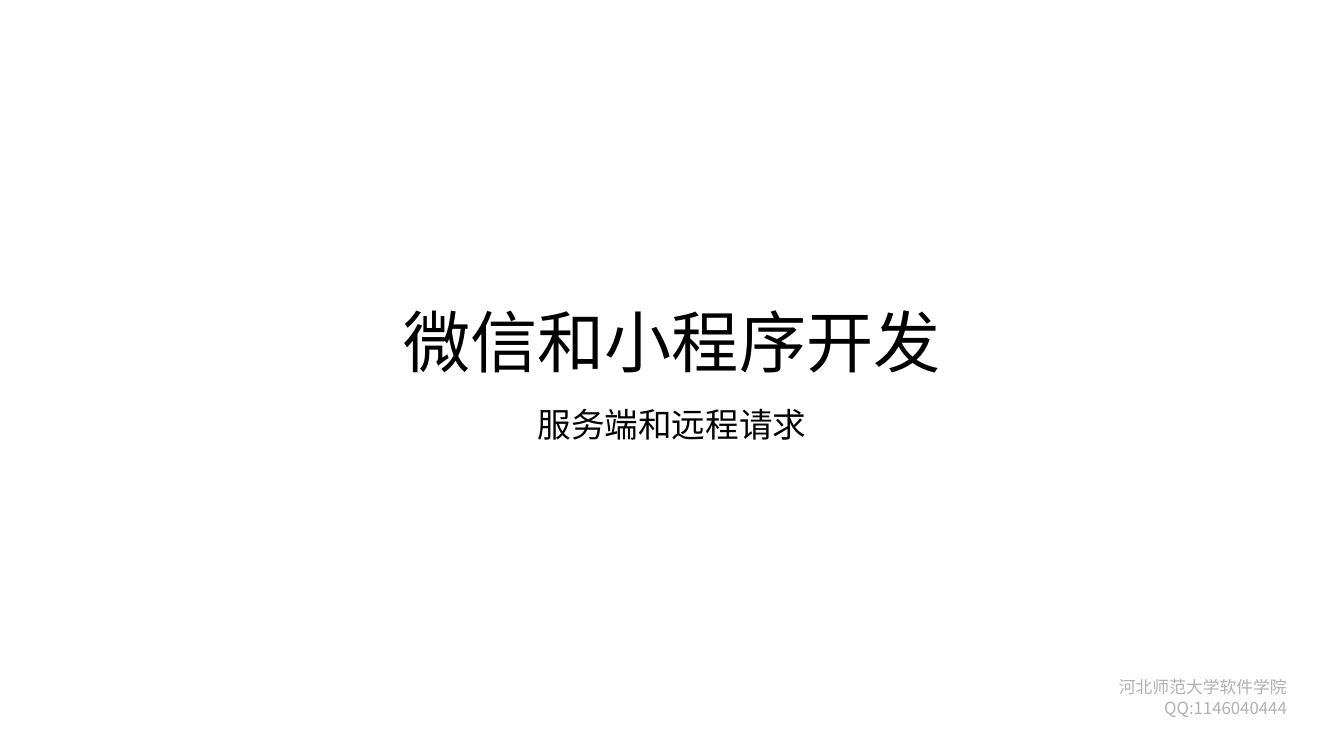
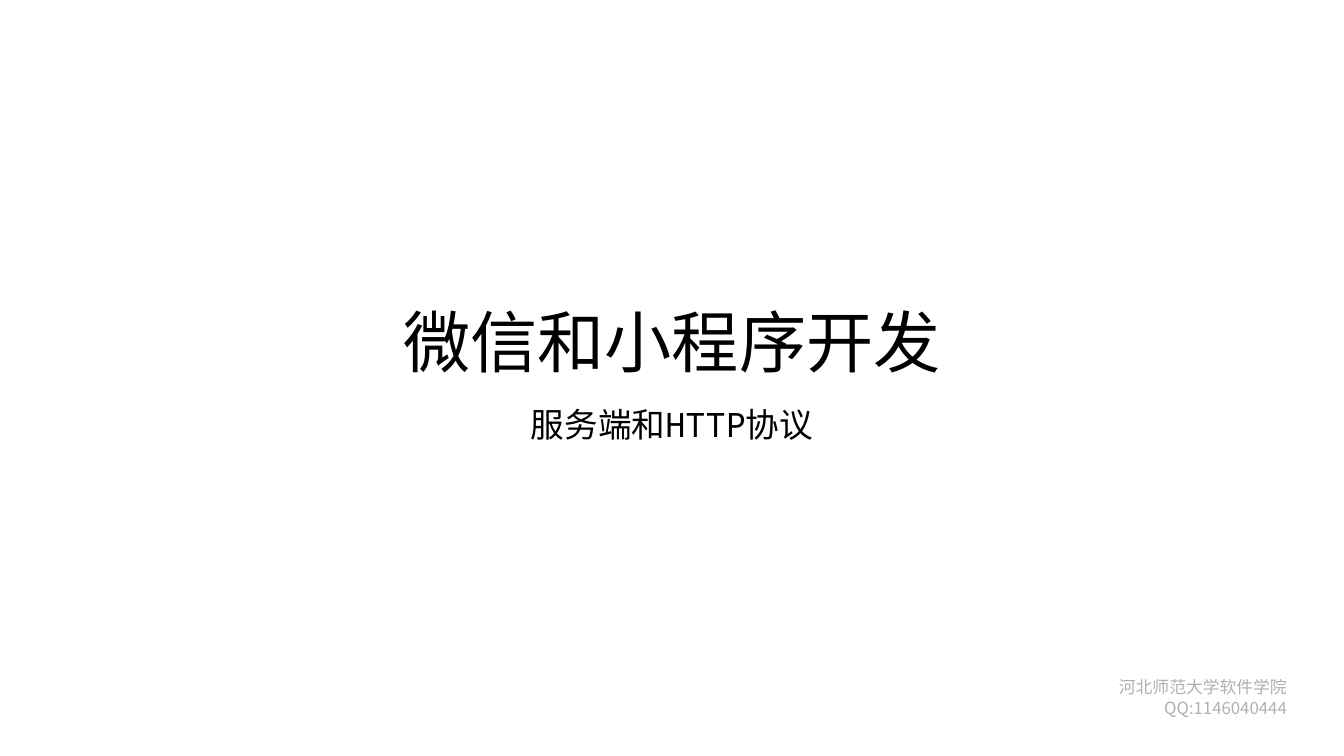
Before and after one commit to edu2act/course-wechat-and-miniprogram, a slide deck: slide 1 of materials/ch06/ch06-服务端和远程请求.pptx. Drawn at 1344x756 pixels with LibreOffice and Linux fonts; fonts in the diff are those of the drawing; background and template pictures are left out. Boxes give left, top, right and bottom in pixels: in the first picture for what was removed or moved away, otherwise in the second. Text is boxed around its words. In the diff, an @@ line names an element or a change of style, - is before the commit and + after.

```diff
--- a/materials/ch06/ch06-服务端和远程请求.pptx
+++ b/materials/ch06/ch06-服务端和远程请求.pptx
@@ subtitle at box(531, 408, 813, 440): text changed @@
-服务端和远程请求
+服务端和HTTP协议
```
Also in this commit, not shown: 8 other slides changed, 1 slide added, 1 slide removed, 17 other files.
